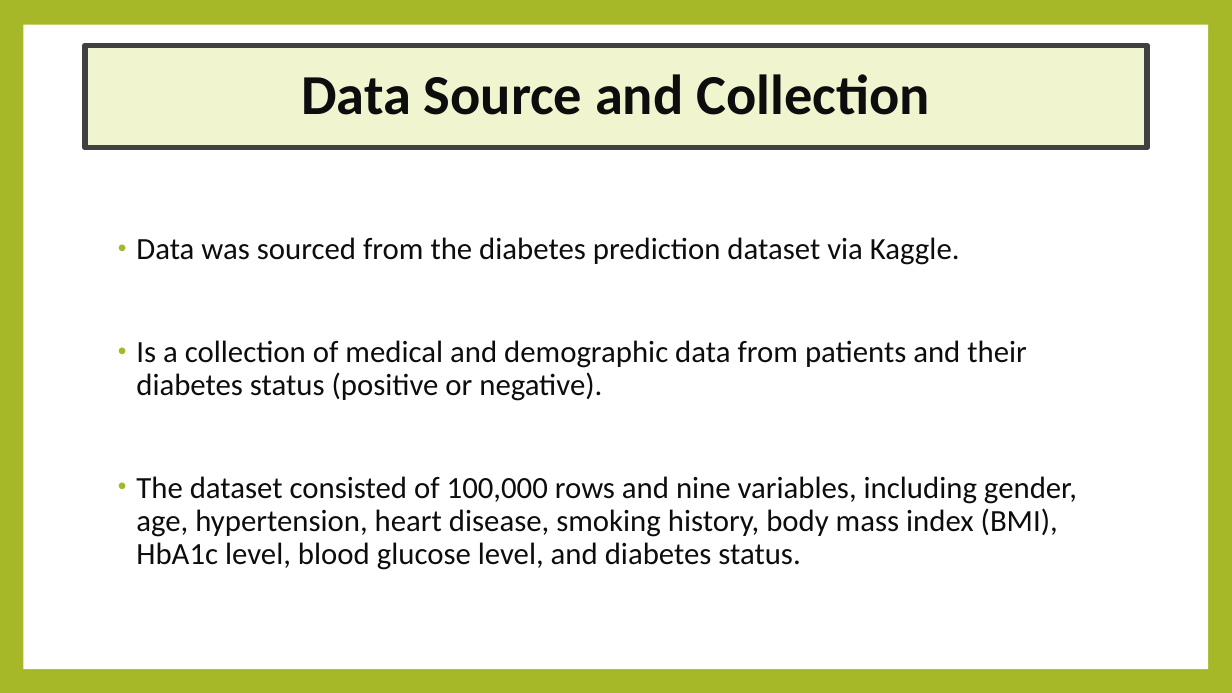
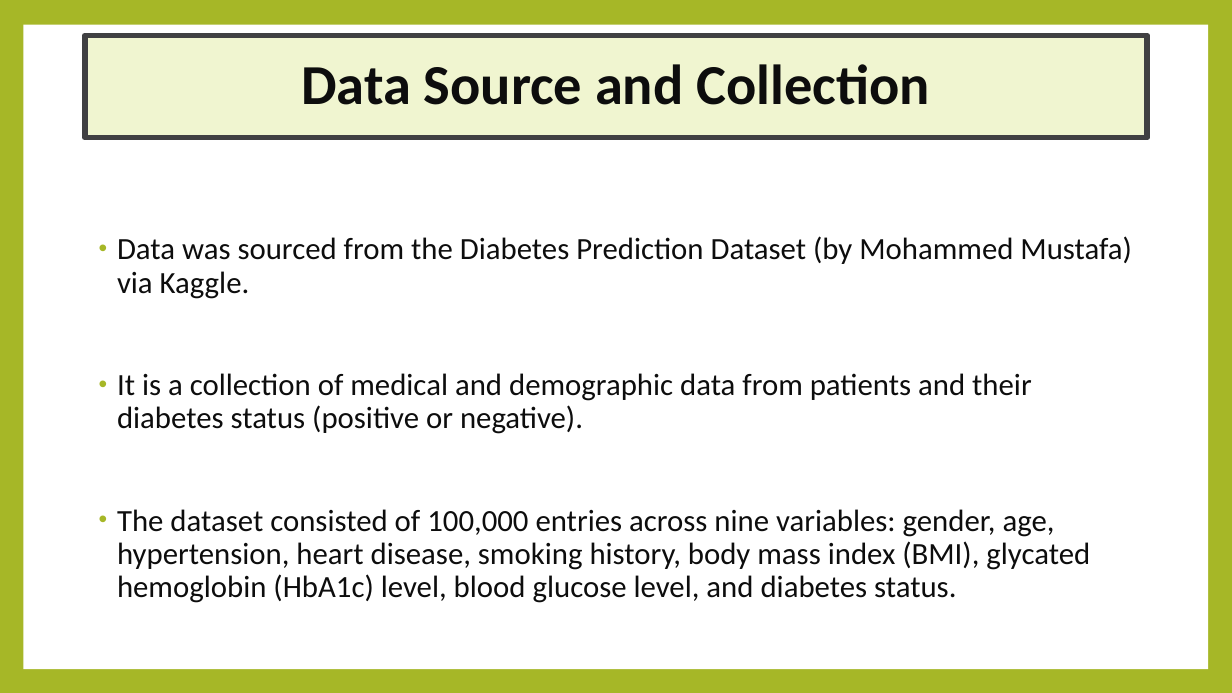
Before and after one commit to K01t0N/project-1, a slide deck: slide 3 of Exploring Potential Contributing Factors to Diabetes.pptx (slide 4 before the commit). Drawn at 1232x693 pixels with LibreOffice and Linux fonts; fonts in the diff are those of the drawing. Boxes give left, top, right and bottom in pixels: in the first picture for what was removed or moved away, otherwise in the second. Text is boxed around its words. In the diff, an @@ line names an element or a change of style, - is before the commit and + after.

```diff
--- a/Exploring Potential Contributing Factors to Diabetes.pptx
+++ b/Exploring Potential Contributing Factors to Diabetes.pptx
@@ title "Data Source and Collection": place and size @@
-title "Data Source and Collection" at [85,45,1148,147]
+title "Data Source and Collection" at [85,35,1148,137]
@@ text at [117,236,1132,603]: text changed @@
-• Data was sourced from the diabetes prediction dataset via Kaggle.
-• Is a collection of medical and demographic data from patients and their diabetes status (positive or negative).
-• The dataset consisted of 100,000 rows and nine variables, including gender, age, hypertension, heart disease, smoking history, body mass index (BMI), HbA1c level, blood glucose level, and diabetes status.
+• Data was sourced from the Diabetes Prediction Dataset (by Mohammed Mustafa) via Kaggle.
+• It is a collection of medical and demographic data from patients and their diabetes status (positive or negative).
+• The dataset consisted of 100,000 entries across nine variables: gender, age, hypertension, heart disease, smoking history, body mass index (BMI), glycated hemoglobin (HbA1c) level, blood glucose level, and diabetes status.
```
Also in this commit, not shown: 11 other slides changed, 2 slides removed.
